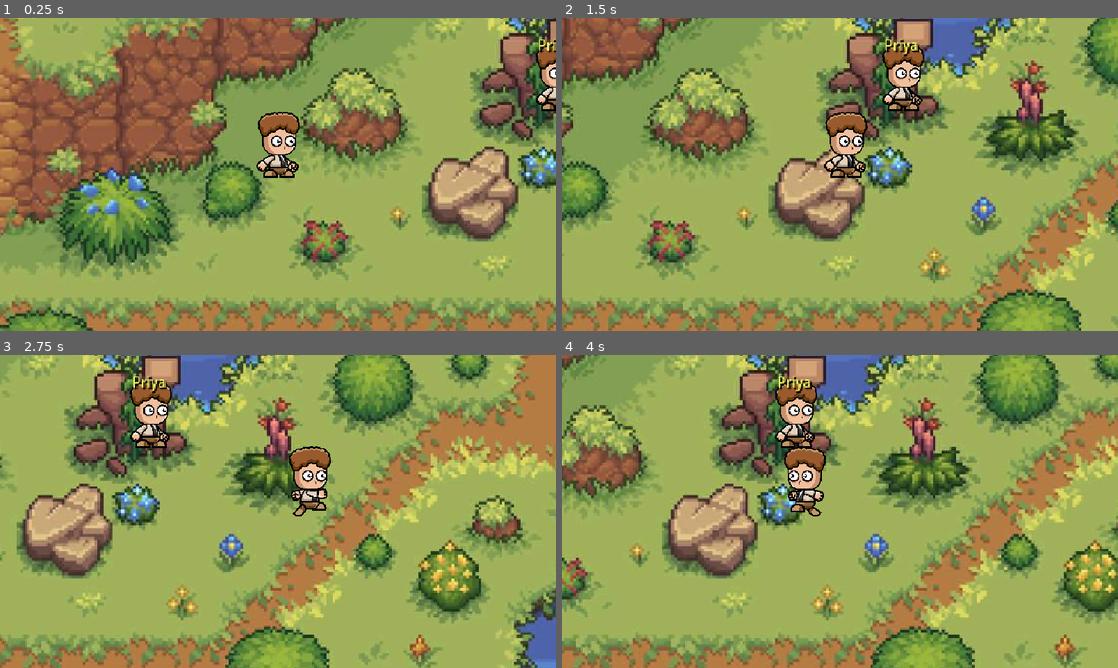
Above: before the commit, frames 1-4 (two rows, left to right).
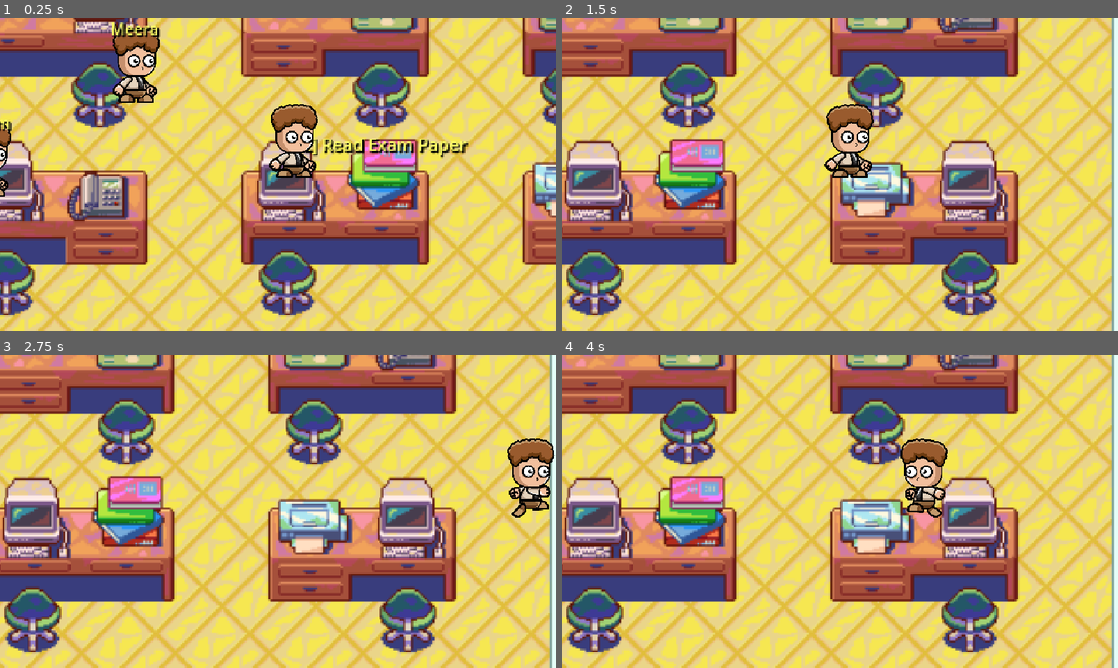
Above: after the commit, the same moments.

Repository: HCBgroup/bb-teen
Game: Godot game, scene res://Scence/Walkway.tscn
Same seed, same stepped clock (60 frames per second), same inputs: the game is played once before the commit and once after it.
Inputs (mouse positions are in pixels of both pictures, inside the frame that each line leads up to):
- Up to frame 1 (0.25 s): no input
- Up to frame 2 (1.5 s): tap Enter (ui_accept) at 0.5, 0.77, 1.07 s; move the mouse to (962, 158) at 0.52 s; hold Right (ui_right) 0.53-1.25 s; tap Shift at 0.6 s; click (962, 158) at 0.67 s; drag from (728, 190) to (934, 105) at 1.27 s
- Up to frame 3 (2.75 s): move the mouse to (333, 442) at 2.02 s; hold Right (ui_right) from 2.03 s (still down); tap Shift at 2.1 s
- Up to frame 4 (4 s): release Right (ui_right) at 2.75 s; drag from (812, 574) to (673, 464) at 2.77 s; move the mouse to (1006, 558) at 3.52 s; hold Left (ui_left) from 3.53 s (still down); tap Shift at 3.6 s; tap Enter (ui_accept) at 3.77 s

The runs differ from the first frame. In frame 1, 99% of the frame differs, in the area x 0-100%, y 0-100%; in frame 2, 99%; in frame 3, 99%; in frame 4, 99%.

Commit message:
Fix classroom borders and camera limits, enable seamless auto door transitions, and complete House scene with Mom NPC and props

Diff:
--- /dev/null
+++ b/Scence/House.tscn
@@ -0,0 +1,166 @@
+[gd_scene format=3 uid="uid://crgttvr7gnggb"]
+
+[ext_resource type="Script" uid="uid://b4quopxq00enl" path="res://Scripts/house.gd" id="1_house"]
+[ext_resource type="Texture2D" uid="uid://dfmkx1vkevmi7" path="res://assests/house/house_layout.png" id="2_layout"]
+[ext_resource type="PackedScene" uid="uid://664qps4hqm6m" path="res://Scence/Arun_charchter(evin).tscn" id="3_arun"]
+[ext_resource type="Script" uid="uid://w8lwa7sxyngq" path="res://Scripts/scene_transition_door.gd" id="4_door"]
+[ext_resource type="Script" uid="uid://b6r8s0xyftcjr" path="res://Scripts/npc.gd" id="5_npc"]
+[ext_resource type="Texture2D" uid="uid://c5uhuotjqdows" path="res://assests/house/mom_idle.png" id="6_mom"]
+[ext_resource type="Script" uid="uid://d1g1fcc5rhk3s" path="res://Scripts/interactive_prop.gd" id="7_prop"]
+
+[sub_resource type="RectangleShape2D" id="RectangleShape2D_top_wall"]
+size = Vector2(560, 32)
+
+[sub_resource type="RectangleShape2D" id="RectangleShape2D_left_wall"]
+size = Vector2(32, 320)
+
+[sub_resource type="RectangleShape2D" id="RectangleShape2D_right_wall"]
+size = Vector2(32, 320)
+
+[sub_resource type="RectangleShape2D" id="RectangleShape2D_bottom_left"]
+size = Vector2(370, 32)
+
+[sub_resource type="RectangleShape2D" id="RectangleShape2D_bottom_right"]
+size = Vector2(130, 32)
+
+[sub_resource type="RectangleShape2D" id="RectangleShape2D_div_wall_top"]
+size = Vector2(16, 128)
+
+[sub_resource type="RectangleShape2D" id="RectangleShape2D_div_wall_bot"]
+size = Vector2(16, 112)
+
+[sub_resource type="RectangleShape2D" id="RectangleShape2D_bed"]
+size = Vector2(40, 56)
+
+[sub_resource type="RectangleShape2D" id="RectangleShape2D_desk"]
+size = Vector2(40, 32)
+
+[sub_resource type="RectangleShape2D" id="RectangleShape2D_kitchen_counter"]
+size = Vector2(100, 36)
+
+[sub_resource type="RectangleShape2D" id="RectangleShape2D_dining_table"]
+size = Vector2(56, 44)
+
+[sub_resource type="RectangleShape2D" id="RectangleShape2D_door_exit"]
+size = Vector2(48, 24)
+
+[sub_resource type="CircleShape2D" id="CircleShape2D_prop_zone"]
+radius = 28.0
+
+[node name="House" type="Node2D" unique_id=1543600463]
+y_sort_enabled = true
+script = ExtResource("1_house")
+
+[node name="HouseLayout" type="Sprite2D" parent="." unique_id=1079769028]
+z_index = -10
+texture_filter = 1
+texture = ExtResource("2_layout")
+centered = false
+
+[node name="WallsAndFurniture" type="StaticBody2D" parent="." unique_id=487447539]
+collision_layer = 2
+collision_mask = 0
+
+[node name="TopWall" type="CollisionShape2D" parent="WallsAndFurniture" unique_id=1824927704]
+position = Vector2(320, 88)
+shape = SubResource("RectangleShape2D_top_wall")
+
+[node name="LeftWall" type="CollisionShape2D" parent="WallsAndFurniture" unique_id=1819627836]
+position = Vector2(56, 240)
+shape = SubResource("RectangleShape2D_left_wall")
+
+[node name="RightWall" type="CollisionShape2D" parent="WallsAndFurniture" unique_id=1122294968]
+position = Vector2(584, 240)
+shape = SubResource("RectangleShape2D_right_wall")
+
+[node name="BottomWallLeft" type="CollisionShape2D" parent="WallsAndFurniture" unique_id=519826822]
+position = Vector2(235, 392)
+shape = SubResource("RectangleShape2D_bottom_left")
+
+[node name="BottomWallRight" type="CollisionShape2D" parent="WallsAndFurniture" unique_id=2083321784]
+position = Vector2(525, 392)
+shape = SubResource("RectangleShape2D_bottom_right")
+
+[node name="DividingWallTop" type="CollisionShape2D" parent="WallsAndFurniture" unique_id=560185698]
+position = Vector2(312, 144)
+shape = SubResource("RectangleShape2D_div_wall_top")
+
+[node name="DividingWallBottom" type="CollisionShape2D" parent="WallsAndFurniture" unique_id=1980549800]
+position = Vector2(312, 336)
+shape = SubResource("RectangleShape2D_div_wall_bot")
+
+[node name="BedCollider" type="CollisionShape2D" parent="WallsAndFurniture" unique_id=1221795177]
+position = Vector2(96, 136)
+shape = SubResource("RectangleShape2D_bed")
+
+[node name="DeskCollider" type="CollisionShape2D" parent="WallsAndFurniture" unique_id=303873852]
+position = Vector2(224, 124)
+shape = SubResource("RectangleShape2D_desk")
+
+[node name="KitchenCounterCollider" type="CollisionShape2D" parent="WallsAndFurniture" unique_id=953280956]
+position = Vector2(400, 126)
+shape = SubResource("RectangleShape2D_kitchen_counter")
+
+[node name="DiningTableCollider" type="CollisionShape2D" parent="WallsAndFurniture" unique_id=1048347238]
+position = Vector2(464, 230)
+shape = SubResource("RectangleShape2D_dining_table")
+
+[node name="DoorToWalkway" type="Area2D" parent="." unique_id=581916963]
+position = Vector2(432, 390)
+script = ExtResource("4_door")
+target_scene = "res://Scence/Walkway.tscn"
+target_door_id = "from_house"
+prompt_message = "[E] Step Outside"
+
+[node name="CollisionShape2D" type="CollisionShape2D" parent="DoorToWalkway" unique_id=613064618]
+shape = SubResource("RectangleShape2D_door_exit")
+
+[node name="NPC_Mom" type="StaticBody2D" parent="." unique_id=1909519107]
+position = Vector2(410, 160)
+collision_layer = 2
+collision_mask = 0
+script = ExtResource("5_npc")
+dialogue_lines = ["Good morning, Arun! You're awake!", "I made hot breakfast. Drink your turmeric milk before leaving.", "Don't stress about the math exam today, beta. Just give your best.", "Your father and I believe in you, no matter what."]
+npc_name = "Mom"
+sprite_texture = ExtResource("6_mom")
+
+[node name="Prop_AlarmClock" type="Area2D" parent="." unique_id=543054400]
+position = Vector2(120, 120)
+script = ExtResource("7_prop")
+prop_name = "Alarm Clock"
+prompt_text = "[E] Check Clock"
+modal_title = "DIGITAL BEDSIDE CLOCK"
+modal_content = "TIME: 07:42 AM  |  ALARM: OFF
+-----------------------------------------------
+The alarm has been ringing for 15 minutes!
+
+The mid-term exam at school begins at 08:30 AM!
+If you rush through the walkway path now,
+you will reach classroom just in time."
+
+[node name="CollisionShape2D" type="CollisionShape2D" parent="Prop_AlarmClock" unique_id=1004872399]
+shape = SubResource("CircleShape2D_prop_zone")
+
+[node name="Prop_Diary" type="Area2D" parent="." unique_id=1001334958]
+position = Vector2(224, 124)
+script = ExtResource("7_prop")
+prop_name = "Personal Diary"
+prompt_text = "[E] Read Diary"
+modal_title = "ARUN'S STUDY DIARY"
+modal_content = "ENTRY: 'THE PRESSURE COOKER'
+===============================================
+'Everyone expects top marks. Uncle Sharma was
+ bragging about his son's 99 percentile again.
+
+ Mom works so hard, and Dad looks tired every night.
+ I can't let them down. But my chest feels tight
+ whenever I open this algebra textbook.
+
+ Goal for today: Don't freeze up. Remember to breathe.
+ Bounce Back when panic hits.'"
+
+[node name="CollisionShape2D" type="CollisionShape2D" parent="Prop_Diary" unique_id=770357803]
+shape = SubResource("CircleShape2D_prop_zone")
+
+[node name="Arun_Charchter(Evin)" parent="." unique_id=1006316804 instance=ExtResource("3_arun")]
+position = Vector2(110, 180)
--- a/Scence/Walkway.tscn
+++ b/Scence/Walkway.tscn
@@ -1,78 +1,213 @@
 [gd_scene format=3 uid="uid://bt6vxiedx5los"]
 
-[ext_resource type="Script" uid="uid://c2575fqsxxoqi" path="res://Scripts/walkway.gd" id="1_tj0vj"]
-[ext_resource type="Texture2D" uid="uid://dljowv0aovgs0" path="res://assests/Grasslands - Free/{62C2B537-5C15-4152-8C33-FDCBC39CD257}.png" id="2_clfol"]
+[ext_resource type="Script" uid="uid://mk14s6fem2wh" path="res://Scripts/school.gd" id="1_tsxbs"]
+[ext_resource type="Texture2D" uid="uid://dhotstwj41iwa" path="res://assests/school/classroom_layout.png" id="3_flxem"]
 [ext_resource type="Script" uid="uid://w8lwa7sxyngq" path="res://Scripts/scene_transition_door.gd" id="4_06mn2"]
 [ext_resource type="PackedScene" uid="uid://664qps4hqm6m" path="res://Scence/Arun_charchter(evin).tscn" id="4_arun"]
 [ext_resource type="Script" uid="uid://b6r8s0xyftcjr" path="res://Scripts/npc.gd" id="5_mlpel"]
 [ext_resource type="Texture2D" uid="uid://dmn3ou52kjo1t" path="res://assests/Arunboy/Idle/frame-1.png" id="6_tsxbs"]
-
-[sub_resource type="RectangleShape2D" id="RectangleShape2D_flxem"]
-size = Vector2(1272, 30)
-
-[sub_resource type="RectangleShape2D" id="RectangleShape2D_5om8x"]
-size = Vector2(1272, 30)
-
-[sub_resource type="RectangleShape2D" id="RectangleShape2D_ib4sr"]
-size = Vector2(30, 855)
-
-[sub_resource type="RectangleShape2D" id="RectangleShape2D_cymow"]
-size = Vector2(30, 855)
-
-[sub_resource type="RectangleShape2D" id="RectangleShape2D_wyklk"]
-size = Vector2(80, 120)
-
-[node name="Walkway" type="Node2D" unique_id=1809491623]
-script = ExtResource("1_tj0vj")
-
-[node name="Borders" type="StaticBody2D" parent="." unique_id=1750690131]
-collision_layer = 2
-collision_mask = 0
-
-[node name="ColTop" type="CollisionShape2D" parent="Borders" unique_id=487468702]
-position = Vector2(636, 15)
-shape = SubResource("RectangleShape2D_flxem")
-
-[node name="ColBottom" type="CollisionShape2D" parent="Borders" unique_id=760697633]
-position = Vector2(636, 840)
-shape = SubResource("RectangleShape2D_5om8x")
-
-[node name="ColLeft" type="CollisionShape2D" parent="Borders" unique_id=232487212]
-position = Vector2(15, 427)
-shape = SubResource("RectangleShape2D_ib4sr")
-
-[node name="ColRight" type="CollisionShape2D" parent="Borders" unique_id=512261745]
-position = Vector2(1257, 427)
-shape = SubResource("RectangleShape2D_cymow")
-
-[node name="Arun_Charchter(Evin)" parent="." unique_id=61409712 instance=ExtResource("4_arun")]
+[ext_resource type="Script" uid="uid://d1g1fcc5rhk3s" path="res://Scripts/interactive_prop.gd" id="7_5om8x"]
+
+[sub_resource type="RectangleShape2D" id="RectangleShape2D_5fi46"]
+size = Vector2(800, 36)
+
+[sub_resource type="RectangleShape2D" id="RectangleShape2D_vvbud"]
+size = Vector2(38, 480)
+
+[sub_resource type="RectangleShape2D" id="RectangleShape2D_0hk1x"]
+size = Vector2(42, 480)
+
+[sub_resource type="RectangleShape2D" id="RectangleShape2D_36an1"]
+size = Vector2(310, 28)
+
+[sub_resource type="RectangleShape2D" id="RectangleShape2D_1wnpj"]
+size = Vector2(312, 28)
+
+[sub_resource type="RectangleShape2D" id="RectangleShape2D_wd4wk"]
+size = Vector2(110, 110)
+
+[sub_resource type="RectangleShape2D" id="RectangleShape2D_syrki"]
+size = Vector2(110, 110)
+
+[sub_resource type="RectangleShape2D" id="RectangleShape2D_iocm2"]
+size = Vector2(110, 100)
+
+[sub_resource type="RectangleShape2D" id="RectangleShape2D_b4bqv"]
+size = Vector2(110, 100)
+
+[sub_resource type="RectangleShape2D" id="RectangleShape2D_r4hfo"]
+size = Vector2(110, 100)
+
+[sub_resource type="RectangleShape2D" id="RectangleShape2D_i3xya"]
+size = Vector2(110, 100)
+
+[sub_resource type="RectangleShape2D" id="RectangleShape2D_gh6pd"]
+size = Vector2(86, 60)
+
+[sub_resource type="RectangleShape2D" id="RectangleShape2D_0omaj"]
+size = Vector2(80, 40)
+
+[sub_resource type="RectangleShape2D" id="RectangleShape2D_7ksra"]
+size = Vector2(90, 100)
+
+[sub_resource type="RectangleShape2D" id="RectangleShape2D_p6gys"]
+size = Vector2(210, 64)
+
+[sub_resource type="RectangleShape2D" id="RectangleShape2D_oxeco"]
+size = Vector2(80, 30)
+
+[sub_resource type="CircleShape2D" id="CircleShape2D_sjpxy"]
+radius = 36.0
+
+[sub_resource type="CircleShape2D" id="CircleShape2D_grxkq"]
+radius = 36.0
+
+[node name="School(Evin)" type="Node2D" unique_id=1702948037]
+script = ExtResource("1_tsxbs")
+
+[node name="Arun_Charchter(Evin)" parent="." unique_id=795189499 instance=ExtResource("4_arun")]
+z_index = 10
 y_sort_enabled = false
-position = Vector2(300, 430)
-
-[node name="Camera2D" type="Camera2D" parent="Arun_Charchter(Evin)" unique_id=1814252324]
-zoom = Vector2(1.6, 1.6)
-limit_left = 0
-limit_top = 0
-limit_right = 1272
-limit_bottom = 855
-position_smoothing_enabled = true
-editor_draw_limits = true
-
-[node name="MapSprite" type="Sprite2D" parent="." unique_id=797318448]
-z_index = -1
-texture = ExtResource("2_clfol")
+position = Vector2(328, 450)
+
+[node name="RoomWalls" type="StaticBody2D" parent="." unique_id=1404174581]
+
+[node name="Back" type="CollisionShape2D" parent="RoomWalls" unique_id=1851884590]
+position = Vector2(391, 215)
+shape = SubResource("RectangleShape2D_5fi46")
+
+[node name="Left" type="CollisionShape2D" parent="RoomWalls" unique_id=9741707]
+position = Vector2(59, 390)
+shape = SubResource("RectangleShape2D_vvbud")
+
+[node name="Right" type="CollisionShape2D" parent="RoomWalls" unique_id=1394573608]
+position = Vector2(721, 390)
+shape = SubResource("RectangleShape2D_0hk1x")
+
+[node name="BottomLeft" type="CollisionShape2D" parent="RoomWalls" unique_id=572924897]
+position = Vector2(195, 658)
+shape = SubResource("RectangleShape2D_36an1")
+
+[node name="BottomRight" type="CollisionShape2D" parent="RoomWalls" unique_id=1184693010]
+position = Vector2(586, 658)
+shape = SubResource("RectangleShape2D_1wnpj")
+
+[node name="D1" type="CollisionShape2D" parent="RoomWalls" unique_id=2089311736]
+position = Vector2(238, 362)
+shape = SubResource("RectangleShape2D_wd4wk")
+
+[node name="D2" type="CollisionShape2D" parent="RoomWalls" unique_id=734278607]
+position = Vector2(418, 362)
+shape = SubResource("RectangleShape2D_syrki")
+
+[node name="D3" type="CollisionShape2D" parent="RoomWalls" unique_id=90368917]
+position = Vector2(598, 367)
+shape = SubResource("RectangleShape2D_iocm2")
+
+[node name="D4" type="CollisionShape2D" parent="RoomWalls" unique_id=1622380444]
+position = Vector2(238, 484)
+shape = SubResource("RectangleShape2D_b4bqv")
+
+[node name="D5" type="CollisionShape2D" parent="RoomWalls" unique_id=91321637]
+position = Vector2(418, 484)
+shape = SubResource("RectangleShape2D_r4hfo")
+
+[node name="D6" type="CollisionShape2D" parent="RoomWalls" unique_id=291075718]
+position = Vector2(598, 484)
+shape = SubResource("RectangleShape2D_i3xya")
+
+[node name="LeftDesk" type="CollisionShape2D" parent="RoomWalls" unique_id=1585322772]
+position = Vector2(115, 250)
+shape = SubResource("RectangleShape2D_gh6pd")
+
+[node name="LeftCabinet" type="CollisionShape2D" parent="RoomWalls" unique_id=721577176]
+position = Vector2(90, 575)
+shape = SubResource("RectangleShape2D_0omaj")
+
+[node name="RightShelves" type="CollisionShape2D" parent="RoomWalls" unique_id=921093913]
+position = Vector2(675, 220)
+shape = SubResource("RectangleShape2D_7ksra")
+
+[node name="TeacherDesk" type="CollisionShape2D" parent="RoomWalls" unique_id=190606444]
+position = Vector2(391, 248)
+shape = SubResource("RectangleShape2D_p6gys")
+
+[node name="Classroom" type="Sprite2D" parent="." unique_id=1980546604]
+z_index = -10
+texture_filter = 1
+texture = ExtResource("3_flxem")
 centered = false
 
-[node name="DoorToSchool" type="Area2D" parent="." unique_id=313293454]
-position = Vector2(1210, 430)
+[node name="DoorToWalkway" type="Area2D" parent="." unique_id=2125143712]
+position = Vector2(391, 668)
 script = ExtResource("4_06mn2")
-prompt_message = "[E] Enter School"
-
-[node name="CollisionShape2D" type="CollisionShape2D" parent="DoorToSchool" unique_id=1904973008]
-shape = SubResource("RectangleShape2D_wyklk")
-
-[node name="NPC_Friend" type="StaticBody2D" parent="." unique_id=1419900704]
-position = Vector2(500, 380)
+target_scene = "res://Scence/Walkway.tscn"
+target_door_id = "from_school"
+prompt_message = "[E] Go Outside"
+
+[node name="CollisionShape2D" type="CollisionShape2D" parent="DoorToWalkway" unique_id=733091663]
+shape = SubResource("RectangleShape2D_oxeco")
+
+[node name="NPC_Teacher" type="StaticBody2D" parent="." unique_id=1728985788]
+position = Vector2(391, 200)
 script = ExtResource("5_mlpel")
-npc_name = "Priya"
+npc_name = "Mr. Kumar"
 sprite_texture = ExtResource("6_tsxbs")
+
+[node name="NPC_Classmate" type="StaticBody2D" parent="." unique_id=1984288021]
+position = Vector2(290, 400)
+script = ExtResource("5_mlpel")
+npc_name = "Meera"
+sprite_texture = ExtResource("6_tsxbs")
+
+[node name="NPC_Rohan" type="StaticBody2D" parent="." unique_id=1988228868]
+position = Vector2(195, 460)
+script = ExtResource("5_mlpel")
+dialogue_lines = ["Psst! Arun! Look at this paper airplane I made out of formula sheets.", "Bro, relax! Nobody looks at high school grades ten years from now.", "After this period, let's hit the walkway stream and get some fresh air.", "Breathe easy, man. You stress way too much!"]
+npc_name = "Rohan"
+sprite_texture = ExtResource("6_tsxbs")
+
+[node name="Prop_ExamPaper" type="Area2D" parent="." unique_id=1315385288]
+position = Vector2(418, 455)
+script = ExtResource("7_5om8x")
+prompt_text = "[E] Read Exam Paper"
+modal_title = "MID-TERM EXAM: MATHEMATICS & LOGIC"
+modal_content = "STUDENT: Arun Sharma | ROLL NO: 24 | TIME: 90 MINS
+---------------------------------------------------------
+Q1. If mental pressure increases by 20% every minute,
+    calculate the time remaining until complete freeze.
+    [Arun's scribbled answer in margin:
+     'Take a deep breath and Bounce Back!']
+
+Q2. Solve for x:  x + Anxiety = Progress
+    [Teacher's note in red ink:
+     'x = Resilience. You've got this, Arun!']
+
+Q3. Multiple Choice:
+    When feeling overwhelmed, you should:
+    (A) Panic and freeze
+    (B) Give up completely
+    (C) Breathe, focus, and step forward [X]"
+
+[node name="CollisionShape2D" type="CollisionShape2D" parent="Prop_ExamPaper" unique_id=386758257]
+shape = SubResource("CircleShape2D_sjpxy")
+
+[node name="Prop_NoticeBoard" type="Area2D" parent="." unique_id=249266228]
+position = Vector2(125, 235)
+script = ExtResource("7_5om8x")
+prop_name = "Notice Board"
+prompt_text = "[E] Inspect Notice Board"
+modal_title = "CLASSROOM BULLETIN & COUNSELING"
+modal_content = "ANNOUNCEMENTS - HACK HIGH SCHOOL
+=============================================
+• Period 1: Math Mid-Terms (Stay calm, read carefully)
+• Period 2: Science Laboratory
+• Recess: Counseling Room open for exam stress debrief
+• NOTE: Rooftop access is currently locked for safety.
+  (Available after school hours for reflection)
+
+'Stress is just energy waiting to be redirected.
+ Bounce Back stronger every time.'"
+
+[node name="CollisionShape2D" type="CollisionShape2D" parent="Prop_NoticeBoard" unique_id=824221023]
+shape = SubResource("CircleShape2D_grxkq")
--- a/Scence/school(evin).tscn
+++ b/Scence/school(evin).tscn
@@ -54,7 +54,7 @@
 size = Vector2(210, 64)
 
 [sub_resource type="RectangleShape2D" id="RectangleShape2D_oxeco"]
-size = Vector2(80, 30)
+size = Vector2(84, 52)
 
 [sub_resource type="CircleShape2D" id="CircleShape2D_sjpxy"]
 radius = 36.0
@@ -139,7 +139,7 @@
 centered = false
 
 [node name="DoorToWalkway" type="Area2D" parent="." unique_id=2125143712]
-position = Vector2(391, 668)
+position = Vector2(391, 646)
 script = ExtResource("4_36an1")
 target_scene = "res://Scence/Walkway.tscn"
 target_door_id = "from_school"
--- a/Scripts/character_body_2d.gd
+++ b/Scripts/character_body_2d.gd
@@ -11,6 +11,10 @@
 	if camera_tracking_component:
 		camera_tracking_component.setup(self)
 
+func configure_camera(limit_rect: Rect2, zoom_val: Vector2 = Vector2.ZERO) -> void:
+	if camera_tracking_component:
+		camera_tracking_component.setup(self, limit_rect, zoom_val)
+
 func _physics_process(delta: float) -> void:
 	if movement_component:
 		movement_component.process_movement(delta)
--- a/Scripts/components/camera_tracking_component.gd
+++ b/Scripts/components/camera_tracking_component.gd
@@ -30,6 +30,8 @@
 func apply_settings() -> void:
 	if camera == null:
 		return
+	camera.enabled = true
+	camera.make_current()
 	camera.zoom = zoom
 	camera.position_smoothing_enabled = true
 	camera.position_smoothing_speed = smoothing_speed
@@ -38,3 +40,4 @@
 	camera.limit_right = int(limit_rect.position.x + limit_rect.size.x)
 	camera.limit_bottom = int(limit_rect.position.y + limit_rect.size.y)
 	camera.editor_draw_limits = true
+	camera.reset_smoothing()
--- /dev/null
+++ b/Scripts/house.gd
@@ -0,0 +1,24 @@
+extends Node2D
+
+const SceneMgr = preload("res://Scripts/scene_manager.gd")
+
+@onready var player: CharacterBody2D = $"Arun_Charchter(Evin)"
+
+func _ready() -> void:
+	# Configure camera limits for 640x448 house interior with 2.0x zoom
+	if player and player.has_method("configure_camera"):
+		player.configure_camera(Rect2(48, 64, 544, 336), Vector2(2.0, 2.0))
+
+	var door: String = SceneMgr.get_target_door()
+	if door == "from_walkway":
+		# Entering from front door
+		if player:
+			player.global_position = Vector2(432, 360)
+	elif door == "from_bed":
+		# Waking up in bed
+		if player:
+			player.global_position = Vector2(110, 180)
+	else:
+		# Default spawn: near bed
+		if player:
+			player.global_position = Vector2(120, 200)
--- a/Scripts/scene_transition_door.gd
+++ b/Scripts/scene_transition_door.gd
@@ -6,6 +6,7 @@
 @export_file("*.tscn") var target_scene: String = "res://Scence/school(evin).tscn"
 @export var target_door_id: String = "from_walkway"
 @export var prompt_message: String = "[E] Enter"
+@export var auto_transition: bool = true
 
 var player_in_range: bool = false
 var prompt_label: Label
@@ -54,7 +55,10 @@
 func _on_body_entered(body: Node2D) -> void:
 	if body is CharacterBody2D:
 		player_in_range = true
-		prompt_label.visible = true
+		if auto_transition:
+			_trigger_transition()
+		else:
+			prompt_label.visible = true
 
 func _on_body_exited(body: Node2D) -> void:
 	if body is CharacterBody2D:
--- a/Scripts/school.gd
+++ b/Scripts/school.gd
@@ -7,13 +7,13 @@
 func _ready() -> void:
 	# Configure camera limits strictly to classroom interior (no outer void visible)
 	if player and player.has_method("configure_camera"):
-		player.configure_camera(Rect2(45, 115, 690, 570), Vector2(1.8, 1.8))
+		player.configure_camera(Rect2(58, 56, 664, 616), Vector2(1.8, 1.8))
 
 	var door: String = SceneMgr.get_target_door()
 	if door == "from_walkway":
-		# Spawn right inside the doorway notch
+		# Spawn right inside the doorway notch on the classroom floor
 		if player:
-			player.global_position = Vector2(391, 610)
+			player.global_position = Vector2(391, 580)
 	else:
 		if player:
 			player.global_position = Vector2(391, 450)
--- a/Scripts/walkway.gd
+++ b/Scripts/walkway.gd
@@ -12,6 +12,9 @@
 	if door == "from_school":
 		if player:
 			player.global_position = Vector2(1130, 430)
+	elif door == "from_house":
+		if player:
+			player.global_position = Vector2(140, 430)
 	else:
 		if player:
 			player.global_position = Vector2(300, 430)
Not shown: 1 places in Scence/school(evin).tscn that only renumber resources
Not shown, added: Scripts/house.gd.uid
Binary file added: assests/house/house_layout.png
Not shown, added: assests/house/house_layout.png.import
Binary file added: assests/house/modern_interiors/Modern tiles_Free/Characters_free/Adam_16x16.png
Not shown, added: assests/house/modern_interiors/Modern tiles_Free/Characters_free/Adam_16x16.png.import
Binary file added: assests/house/modern_interiors/Modern tiles_Free/Characters_free/Adam_idle_16x16.png
Not shown, added: assests/house/modern_interiors/Modern tiles_Free/Characters_free/Adam_idle_16x16.png.import
Binary file added: assests/house/modern_interiors/Modern tiles_Free/Characters_free/Adam_idle_anim_16x16.png
Not shown, added: assests/house/modern_interiors/Modern tiles_Free/Characters_free/Adam_idle_anim_16x16.png.import
Binary file added: assests/house/modern_interiors/Modern tiles_Free/Characters_free/Adam_phone_16x16.png
Not shown, added: assests/house/modern_interiors/Modern tiles_Free/Characters_free/Adam_phone_16x16.png.import
(and 132 more such lines)
